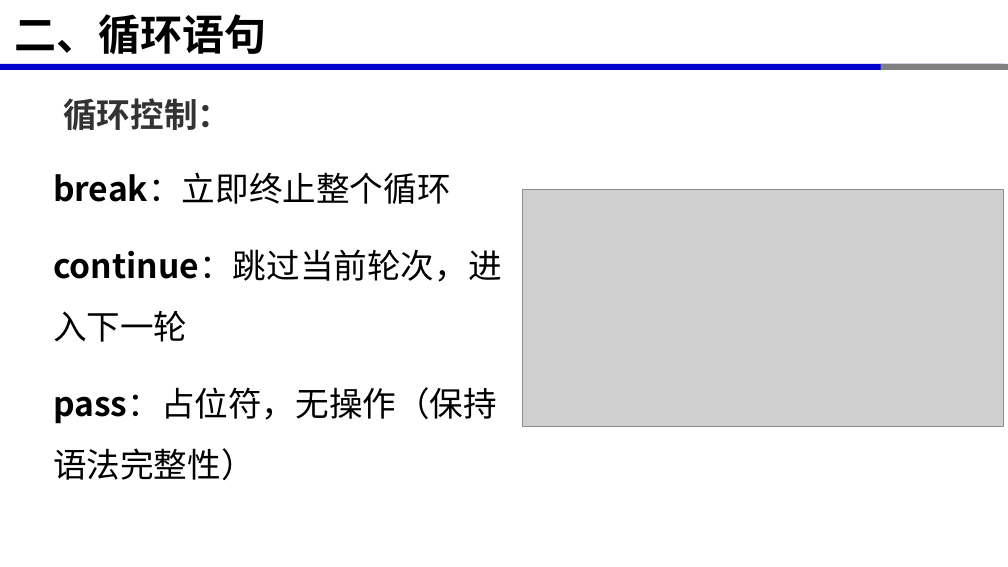
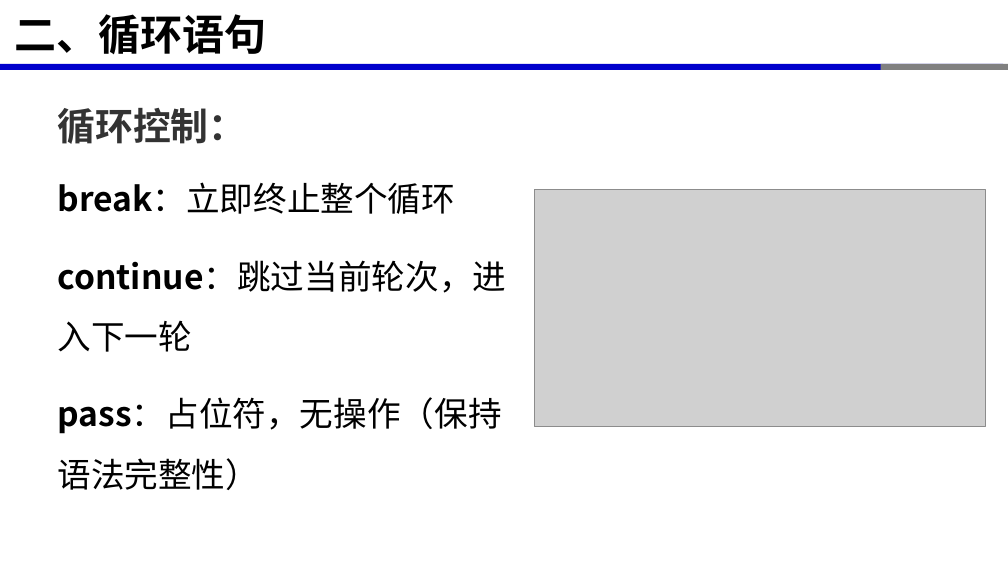
Before and after one commit to xinluo2018/programming-basics, a slide deck: slide 13 of 第3章-条件与循环/第3章-条件与循环.pptx. Drawn at 1008x567 pixels with LibreOffice and Linux fonts; fonts in the diff are those of the drawing; grey boxes stand for pictures. Boxes give left, top, right and bottom in pixels: in the first picture for what was removed or moved away, otherwise in the second. Text is boxed around its words. In the diff, an @@ line names an element or a change of style, - is before the commit and + after.

```diff
--- a/第3章-条件与循环/第3章-条件与循环.pptx
+++ b/第3章-条件与循环/第3章-条件与循环.pptx
@@ text "循环控制：" at (x1=58, y1=108, x2=247, y2=144): size 32 to 36 pt; more space between paragraphs @@
@@ text "break：立即终止整个循环" moved from (x1=53, y1=172, x2=502, y2=480) to (x1=58, y1=182, x2=507, y2=490) @@
@@ picture resized from (x1=523, y1=190, x2=1003, y2=426) to (x1=535, y1=190, x2=985, y2=426) @@
```
Also in this commit, not shown: 7 other slides changed, 9 other files.
